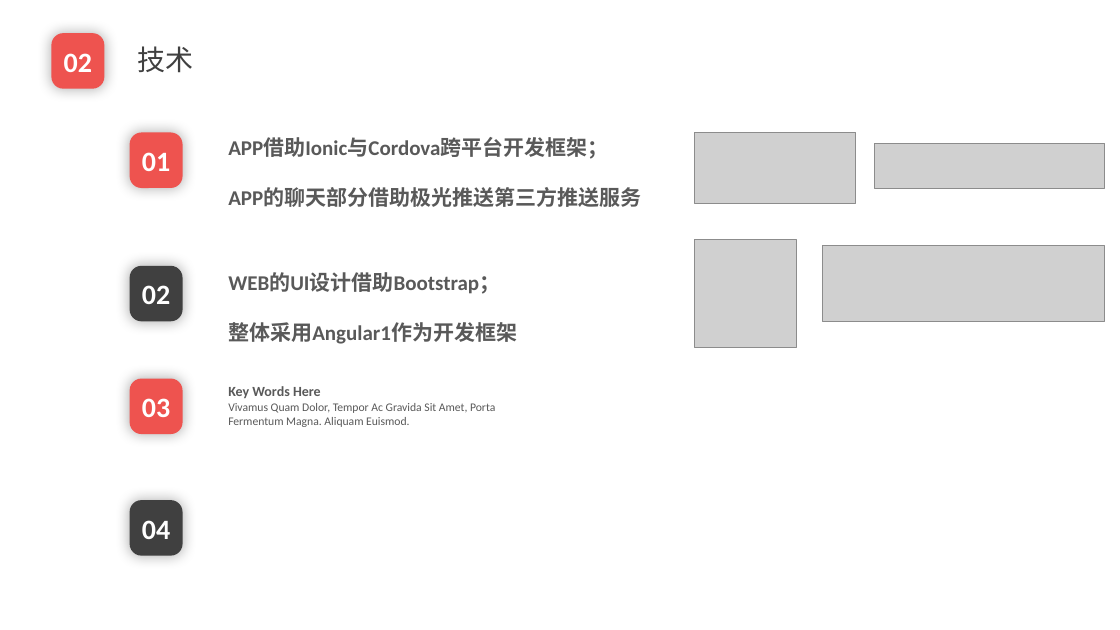
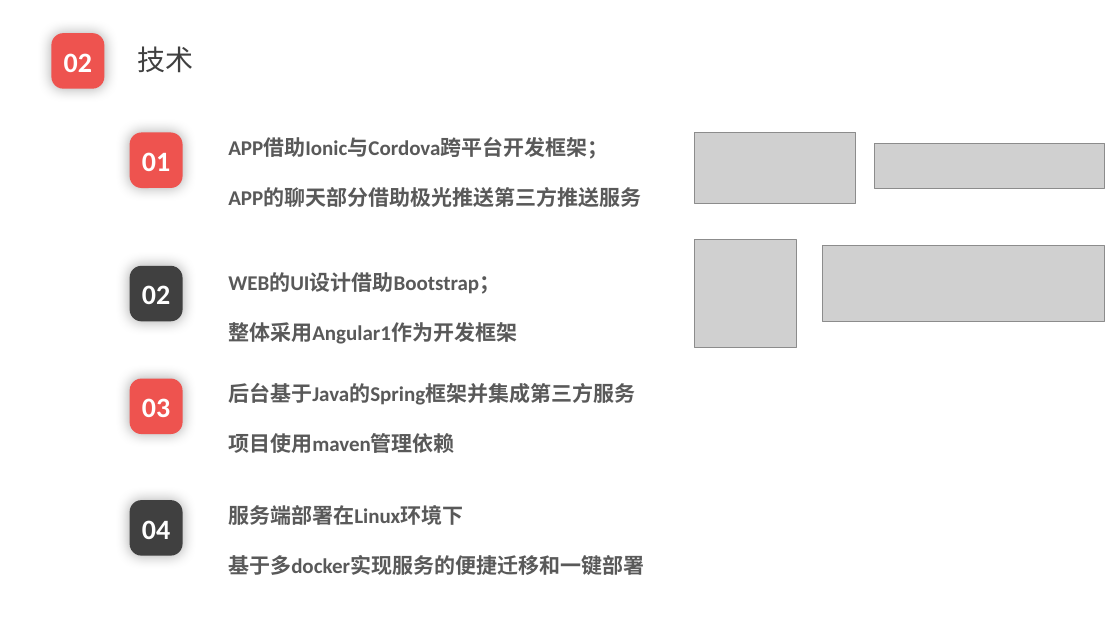
Before and after one commit to EnInternalChat/se2017, a slide deck: slide 15 of doc/3B报告.pptx (slide 14 before the commit). Drawn at 1120x630 pixels with LibreOffice and Linux fonts; fonts in the diff are those of the drawing; grey boxes stand for pictures; background and template pictures are left out. Boxes give left, top, right and bottom in pixels: in the first picture for what was removed or moved away, otherwise in the second. Text is boxed around its words. In the diff, an @@ line names an element or a change of style, - is before the commit and + after.

Commit message:
add ppt and doc

```diff
--- a/doc/3B报告.pptx
+++ b/doc/3B报告.pptx
@@ text removed at [228,386,495,427] @@
-Key Words Here
-Vivamus Quam Dolor, Tempor Ac Gravida Sit Amet, Porta Fermentum Magna. Aliquam Euismod.
@@ text added at [228,383,635,453], 18 pt, text #595959, bold @@
+后台基于Java的Spring框架并集成第三方服务
+项目使用maven管理依赖
@@ text added at [228,505,644,575], 18 pt, text #595959, bold @@
+服务端部署在Linux环境下
+基于多docker实现服务的便捷迁移和一键部署
```
Also in this commit, not shown: 6 other slides changed, 3 slides added, 3 other files.
